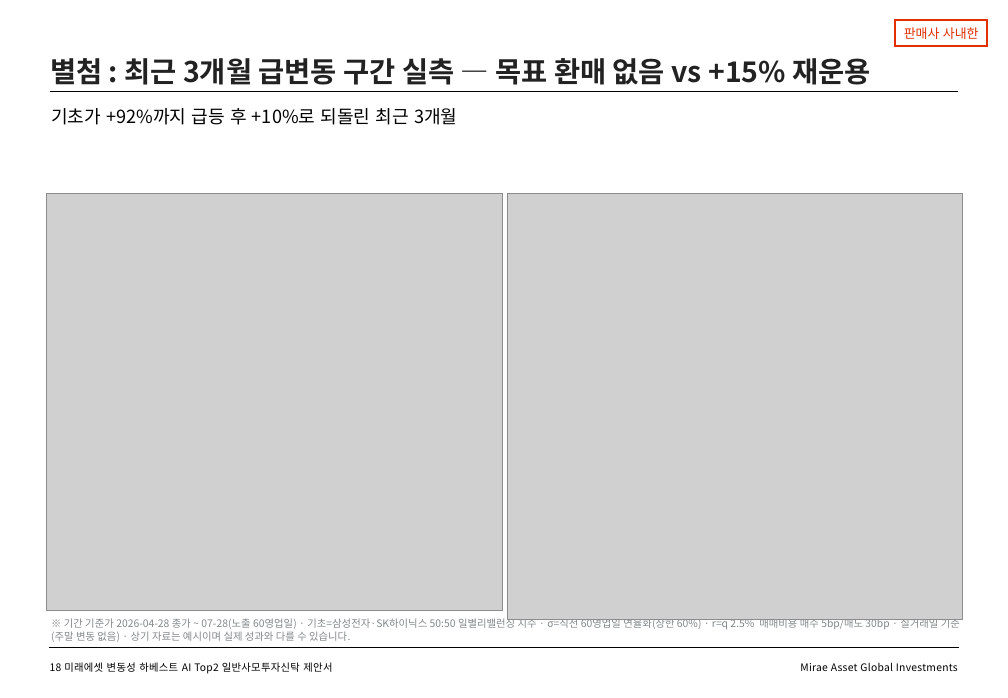
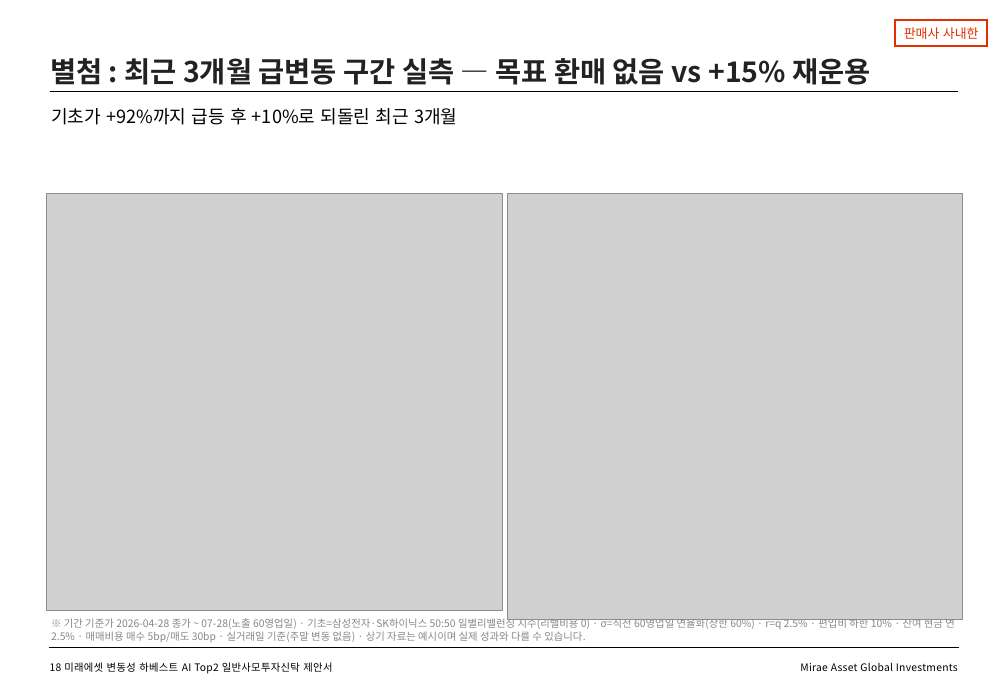
Before and after one commit to gamer383-bit/Volatility-Fund, a slide deck: slide 19 of 제안서/변동성하베스트_AITop2_제안서_v2_20260727.pptx. Drawn at 1008x698 pixels with LibreOffice and Linux fonts; fonts in the diff are those of the drawing; grey boxes stand for pictures. Boxes give left, top, right and bottom in pixels: in the first picture for what was removed or moved away, otherwise in the second. Text is boxed around its words. In the diff, an @@ line names an element or a change of style, - is before the commit and + after.

```diff
--- a/제안서/변동성하베스트_AITop2_제안서_v2_20260727.pptx
+++ b/제안서/변동성하베스트_AITop2_제안서_v2_20260727.pptx
@@ text at [51, 617, 955, 642]: text changed @@
-※ 기간 기준가 2026-04-28 종가 ~ 07-28(노출 60영업일) · 기초=삼성전자·SK하이닉스 50:50 일별리밸런싱 지수 · σ=직전 60영업일 연율화(상한 60%) · r=q 2.5% 매매비용 매수 5bp/매도 30bp · 실거래일 기준(주말 변동 없음) · 상기 자료는 예시이며 실제 성과와 다를 수 있습니다.
+※ 기간 기준가 2026-04-28 종가 ~ 07-28(노출 60영업일) · 기초=삼성전자·SK하이닉스 50:50 일별리밸런싱 지수(리밸비용 0) · σ=직전 60영업일 연율화(상한 60%) · r=q 2.5% · 편입비 하한 10% · 잔여 현금 연 2.5% · 매매비용 매수 5bp/매도 30bp · 실거래일 기준(주말 변동 없음) · 상기 자료는 예시이며 실제 성과와 다를 수 있습니다.
```
Also in this commit, not shown: 9 other files.
